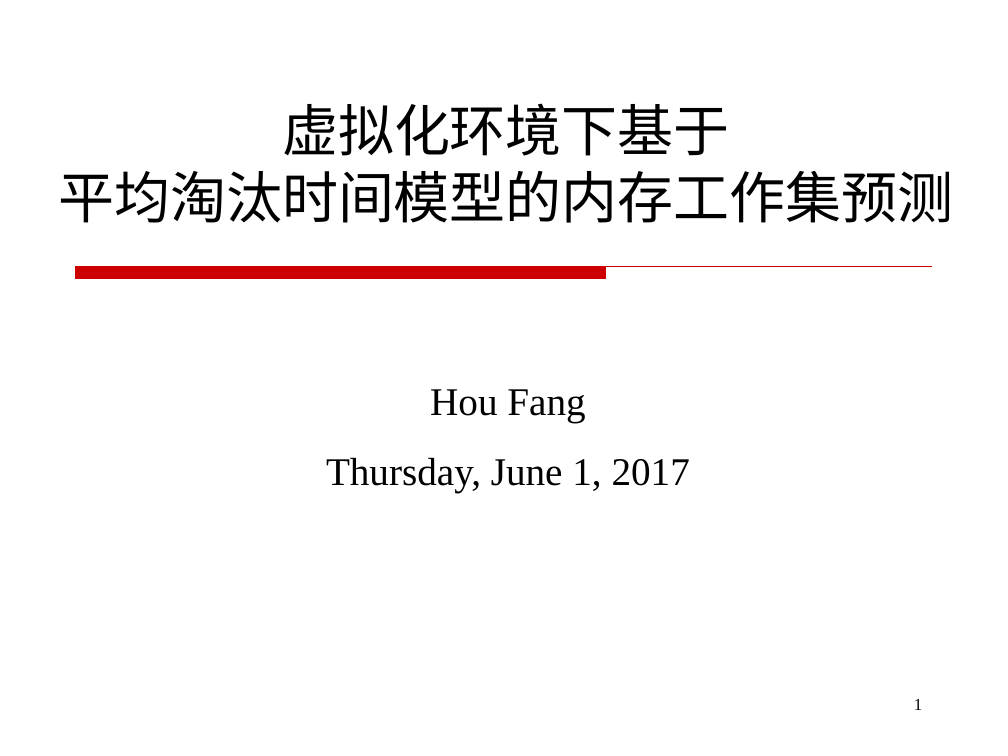
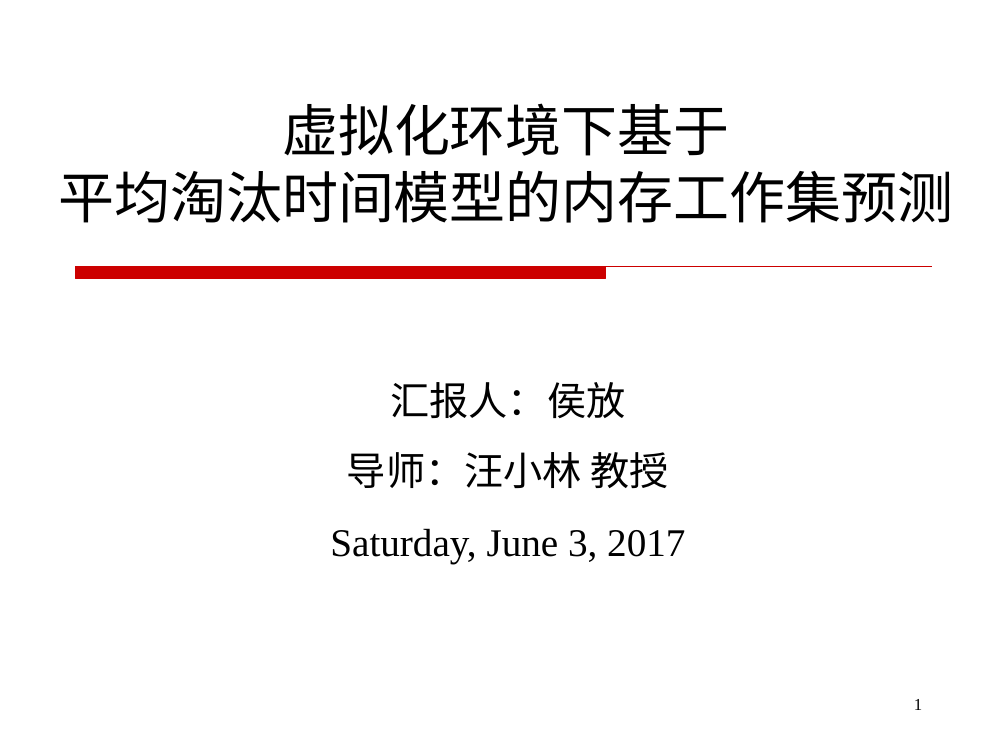
Before and after one commit to JoeHF/aet_data, a slide deck: slide 1 of 答辩/答辩ppt.pptx. Drawn at 1008x756 pixels with LibreOffice and Linux fonts; fonts in the diff are those of the drawing; background and template pictures are left out. Boxes give left, top, right and bottom in pixels: in the first picture for what was removed or moved away, otherwise in the second. Text is boxed around its words. In the diff, an @@ line names an element or a change of style, - is before the commit and + after.

```diff
--- a/答辩/答辩ppt.pptx
+++ b/答辩/答辩ppt.pptx
@@ subtitle at (330,382,685,564): text changed @@
-Hou Fang
-Thursday, June 1, 2017
+汇报人：侯放
+导师：汪小林 教授
+Saturday, June 3, 2017
```
Also in this commit, not shown: 9 other slides changed, 3 slides added, 7 slides removed, 11 other files.
